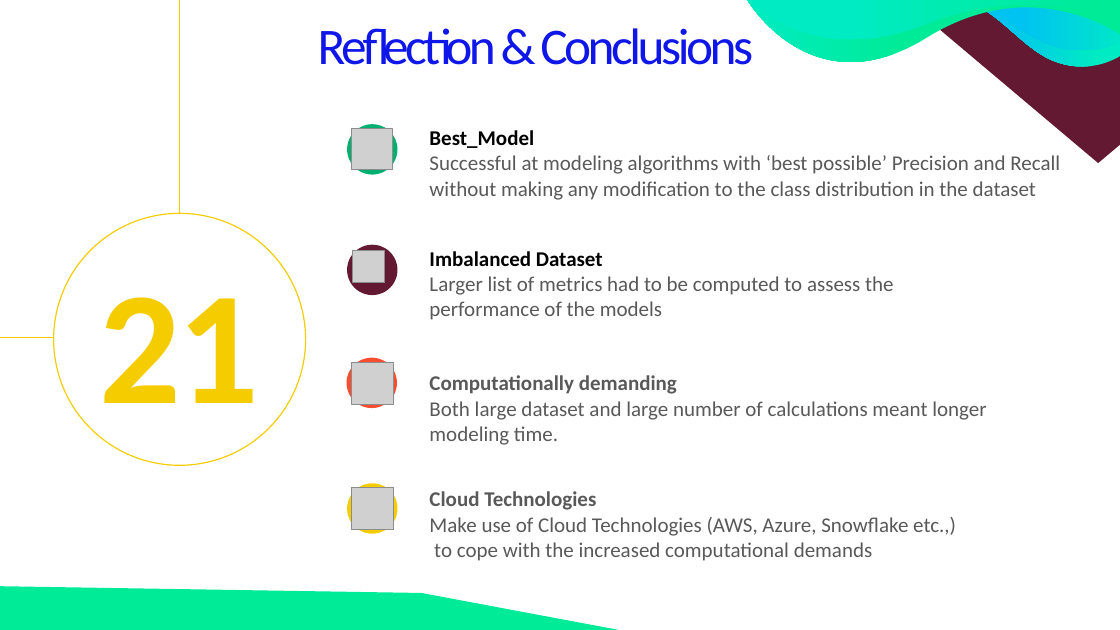
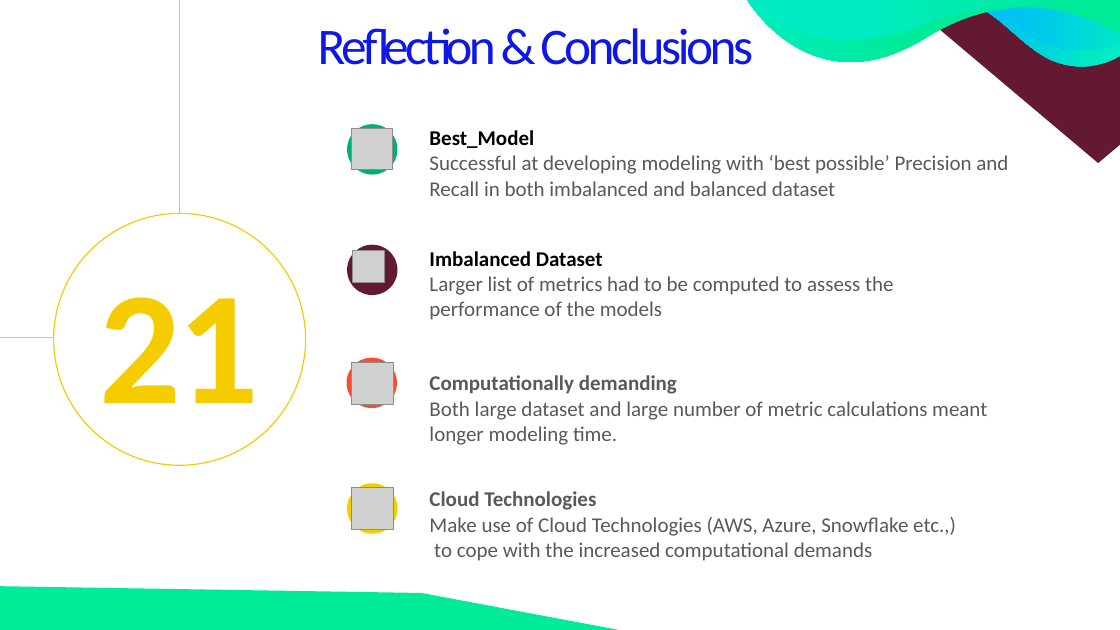
Before and after one commit to fbrowther/Detecting-Fraudulent-Credit-Card-Transactions-Using-Machine-Learning, a slide deck: slide 24 of Presentation - CreditCardTransactions.pptx. Drawn at 1120x630 pixels with LibreOffice and Linux fonts; fonts in the diff are those of the drawing; grey boxes stand for pictures. Boxes give left, top, right and bottom in pixels: in the first picture for what was removed or moved away, otherwise in the second. Text is boxed around its words. In the diff, an @@ line names an element or a change of style, - is before the commit and + after.

Commit message:
updated ppt

```diff
--- a/Presentation - CreditCardTransactions.pptx
+++ b/Presentation - CreditCardTransactions.pptx
@@ text at <box>429,155,1008,196</box>: text changed @@
-Successful at modeling algorithms with ‘best possible’ Precision and Recall without making any modification to the class distribution in the dataset
+Successful at developing modeling with ‘best possible’ Precision and
+Recall in both imbalanced and balanced dataset
@@ text at <box>429,401,987,445</box>: text changed @@
-Both large dataset and large number of calculations meant longer modeling time.
+Both large dataset and large number of metric calculations meant longer modeling time.
```
Also in this commit, not shown: 4 other slides changed, 1 other file.
